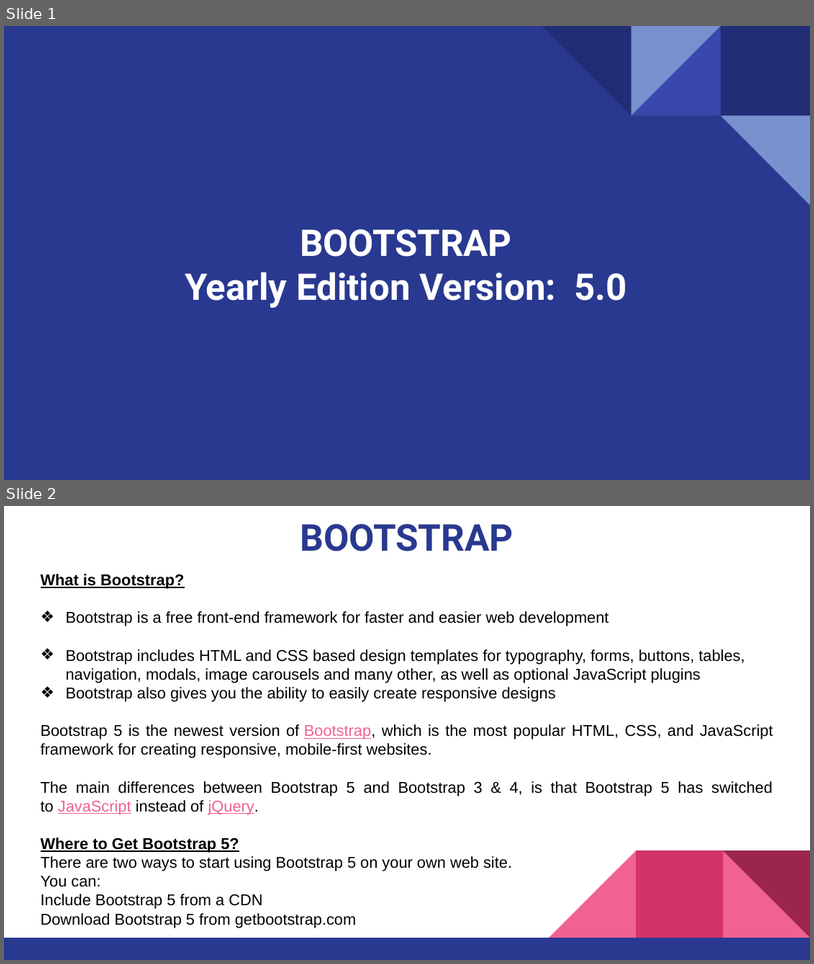
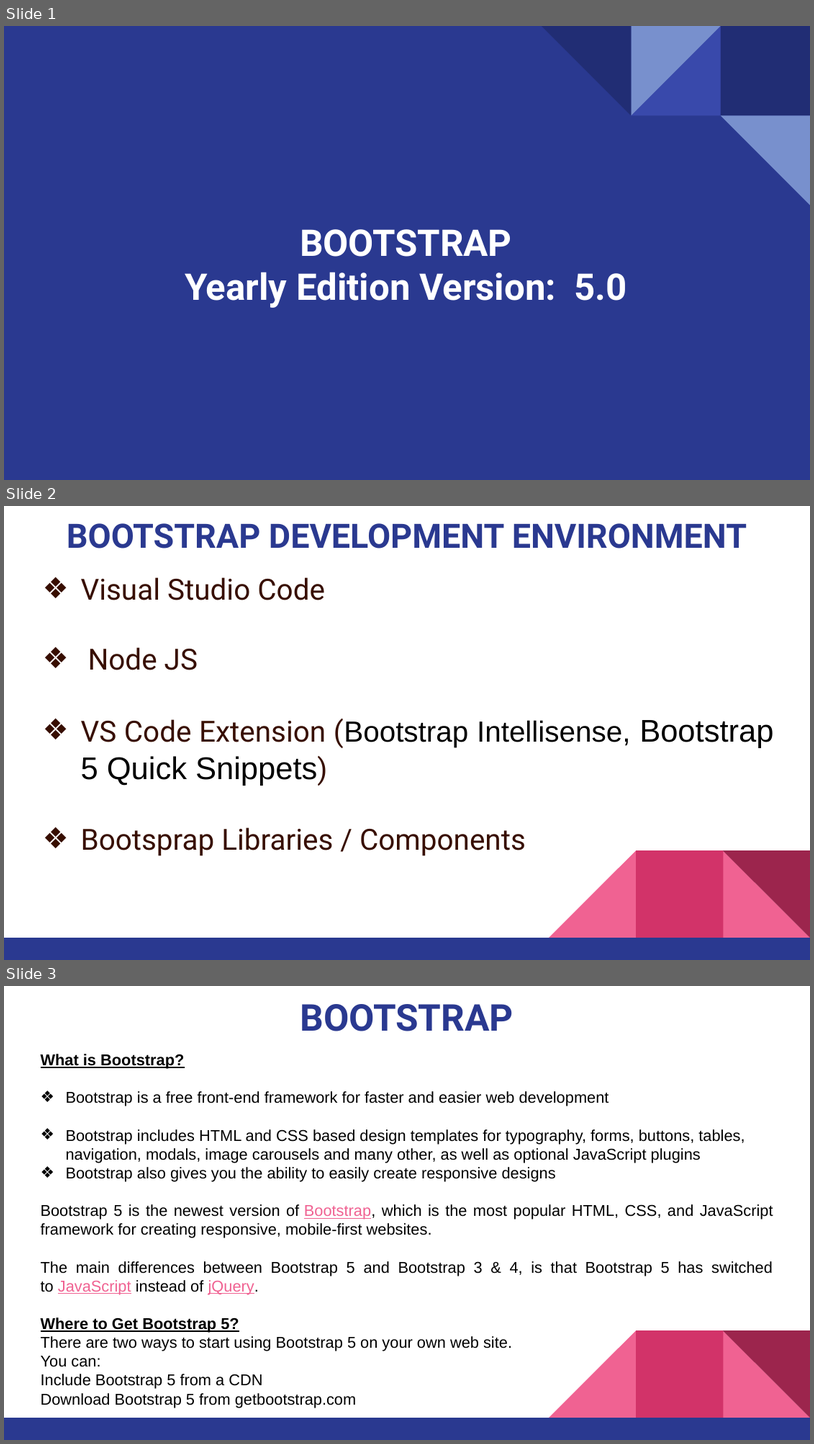
Before and after one commit to pnytrainingrepo/Webdevelopment, a slide deck: Bootstrap.pptx. Shown one above the other, each under a label of ours: slides 1 and 2 before the commit, slides 1, 2 and 3 after it. The pictures are 814x964 and 814x1444 pixels, drawn with LibreOffice and Linux fonts; fonts in the diff are those of the drawing. Boxes give left, top, right and bottom in pixels: in the first picture for what was removed or moved away, otherwise in the second. Text is boxed around its words. In the diff, an @@ line names an element or a change of style, - is before the commit and + after.

```diff
--- a/Bootstrap.pptx
+++ b/Bootstrap.pptx
@@ slide 2 added at box(4, 506, 810, 960), background #FFFFFF; not listed: 5 template elements that a slide beside it also shows @@
@@ title added at box(67, 523, 747, 548), 30 pt, text #2A3990, bold @@
+BOOTSTRAP DEVELOPMENT ENVIRONMENT
@@ text added at box(81, 577, 774, 856), 26 pt, text #370E00 @@
+❖ Visual Studio Code
+❖ Node JS
+❖ VS Code Extension (Bootstrap Intellisense, Bootstrap 5 Quick Snippets)
+❖ Bootsprap Libraries / Components
@@ what was slide 2 is now slide 3 @@
```
Also in this commit, not shown: 1 slide changed, 10 other slides added, 1 slide removed, 25 other files.
